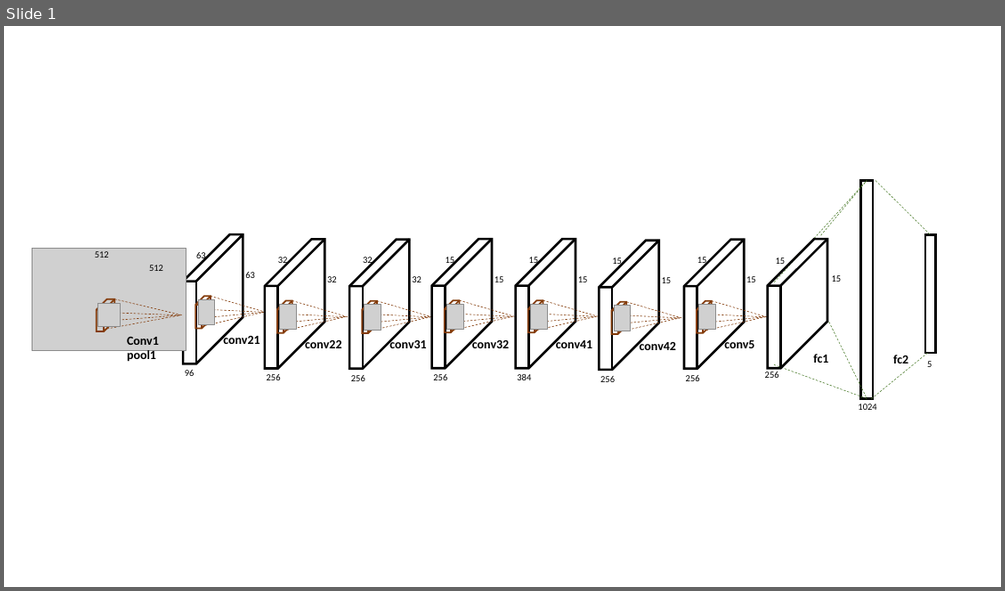
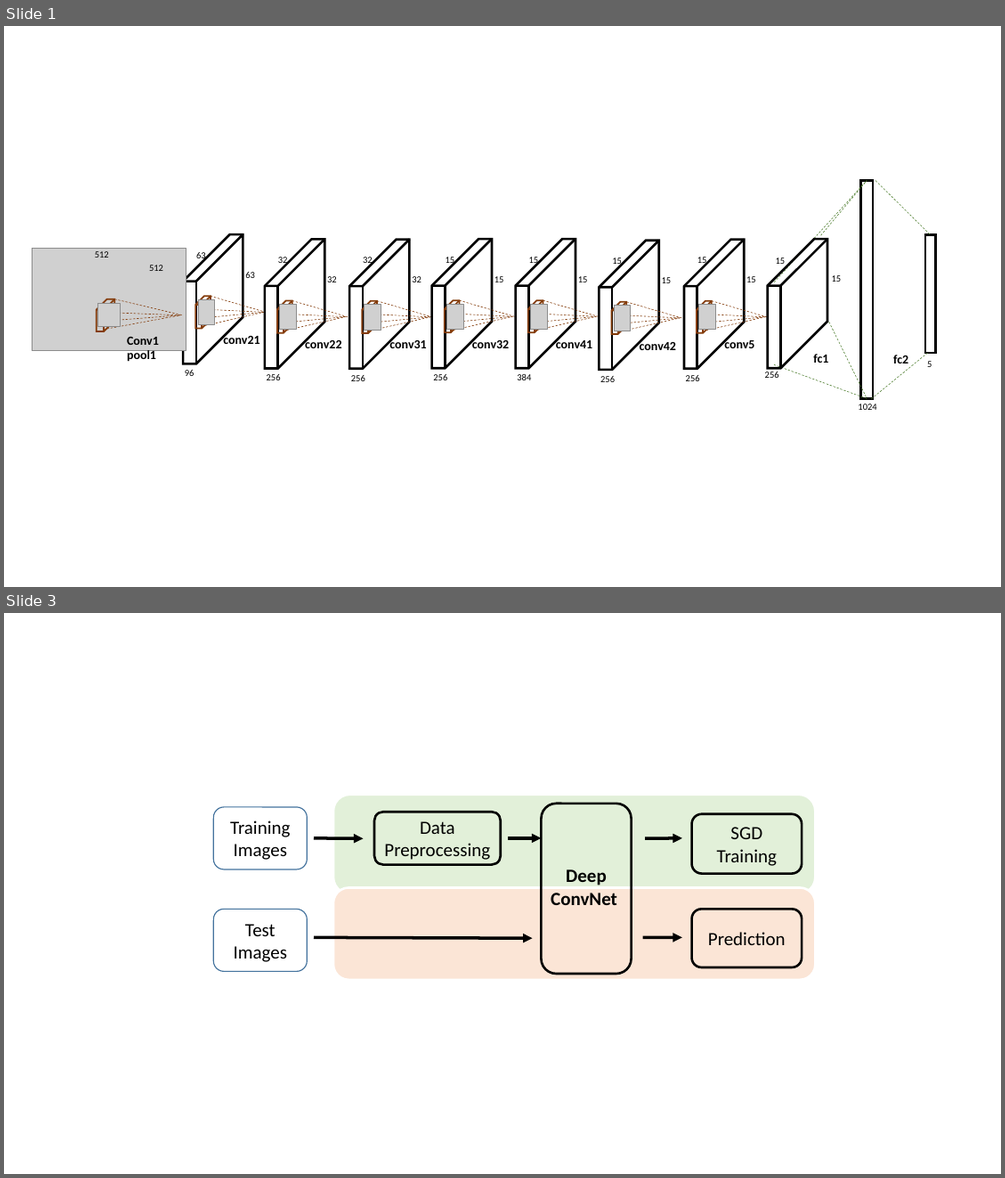
Before and after one commit to zengxiao1028/CSE902_Project_17Spring, a slide deck: proposal/fig/pptx/fig.pptx. Shown one above the other, each under a label of ours: slide 1 before the commit, slides 1 and 3 after it; the slides between them are not shown. The pictures are 1005x591 and 1005x1178 pixels, drawn with LibreOffice and Linux fonts; fonts in the diff are those of the drawing; grey boxes stand for pictures. Boxes give left, top, right and bottom in pixels: in the first picture for what was removed or moved away, otherwise in the second. Text is boxed around its words. In the diff, an @@ line names an element or a change of style, - is before the commit and + after.

```diff
--- a/proposal/fig/pptx/fig.pptx
+++ b/proposal/fig/pptx/fig.pptx
@@ slide 3 added at (4, 613, 1001, 1174), background #FFFFFF @@
@@ rounded rectangle added at (333, 795, 816, 894), fill #E2F0D9, outline #FFFFFF 2.25 pt @@
@@ rounded rectangle added at (213, 807, 307, 868), outline #43739E 1 pt, 18 pt, text #000000 @@
+Training Images
@@ rounded rectangle added at (374, 811, 501, 865), outline #000000 2.25 pt, 18 pt, text #000000 @@
+Data Preprocessing
@@ rounded rectangle added at (541, 803, 631, 974), outline #000000 2.25 pt @@
@@ rounded rectangle added at (692, 814, 802, 874), outline #000000 2.25 pt, 18 pt, text #000000 @@
+SGD
+Training
@@ arrow added from (314, 838) to (363, 839), #000000 3 pt @@
@@ arrow added from (508, 838) to (541, 838), #000000 3 pt @@
@@ arrow added from (645, 838) to (682, 838), #000000 3 pt @@
@@ text added at (550, 869, 617, 905), 18 pt, text #000000, bold @@
+Deep
+ConvNet
@@ rounded rectangle added at (333, 887, 816, 980), fill #FBE5D6, outline #FFFFFF 2.25 pt @@
@@ rounded rectangle added at (213, 909, 307, 971), outline #43739E 1 pt, 18 pt, text #000000 @@
+Test
+Images
@@ rounded rectangle added at (692, 909, 802, 967), outline #000000 2.25 pt, 18 pt, text #000000 @@
+Prediction
@@ arrow added from (314, 938) to (533, 938), #000000 3 pt @@
@@ arrow added from (643, 938) to (682, 938), #000000 3 pt @@
```
Also in this commit, not shown: 1 other slide added, 2 other files.
